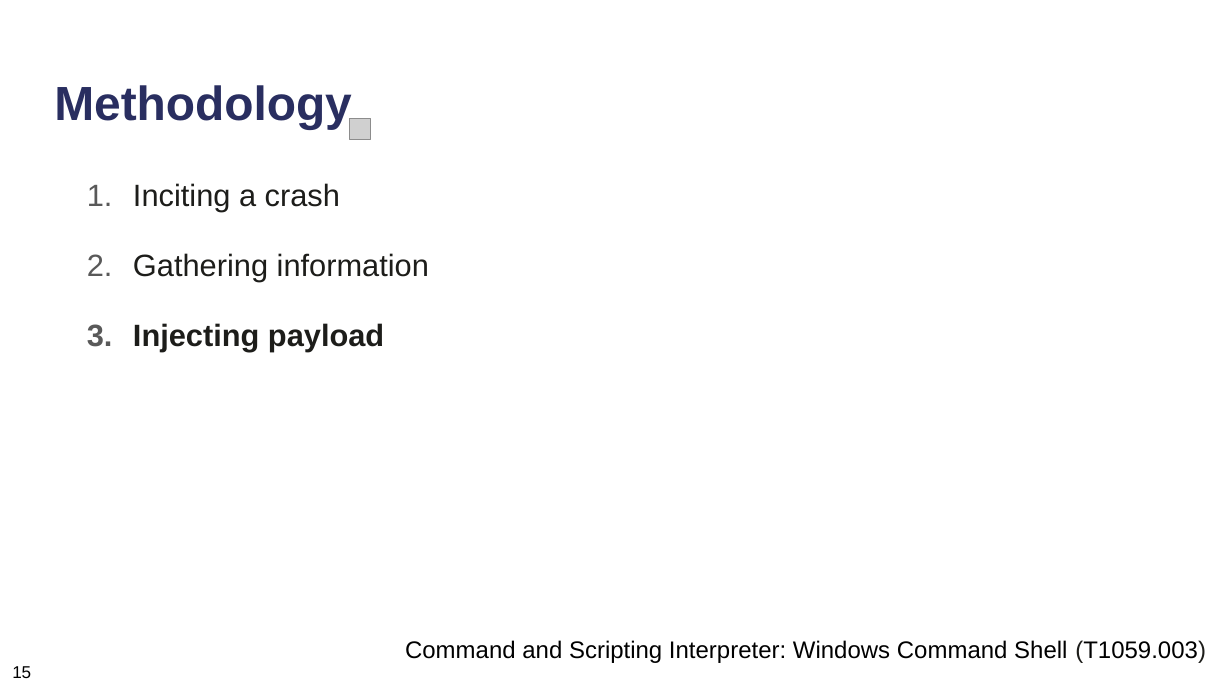
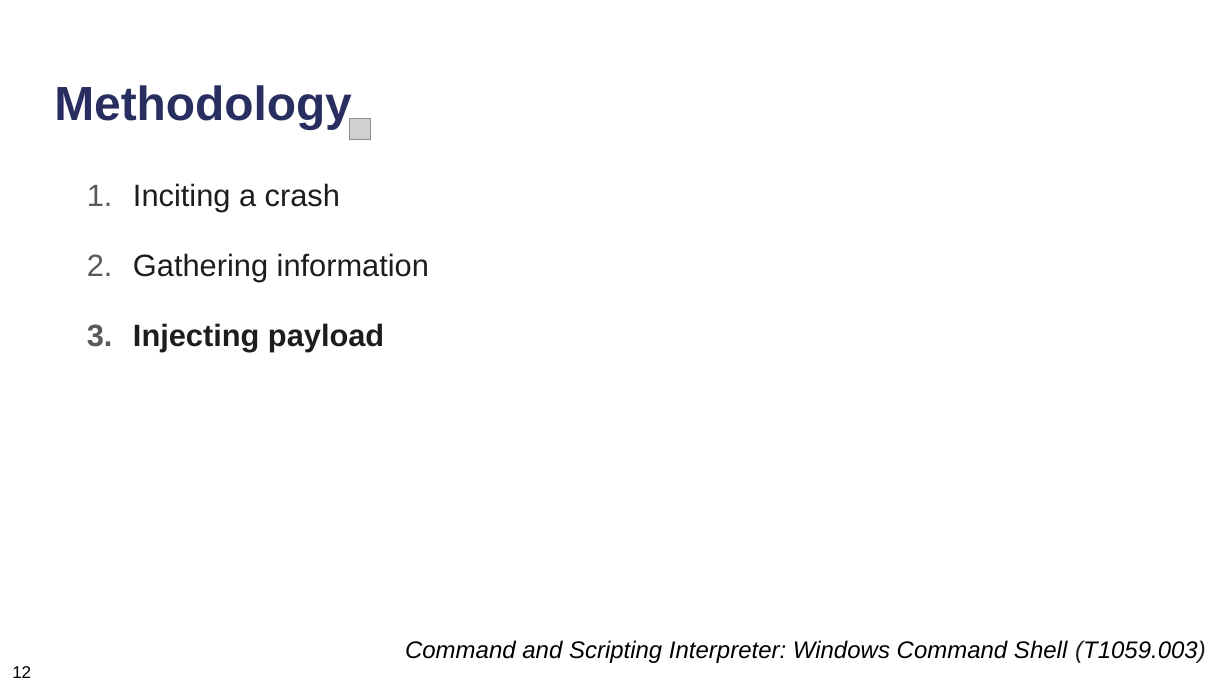
Before and after one commit to neubert-simon/auv-final-report, a slide deck: slide 16 of Final Presentation/ICS_Praesentationsfolien.pptx (slide 17 before the commit). Drawn at 1232x693 pixels with LibreOffice and Linux fonts; fonts in the diff are those of the drawing; grey boxes stand for pictures. Boxes give left, top, right and bottom in pixels: in the first picture for what was removed or moved away, otherwise in the second. Text is boxed around its words. In the diff, an @@ line names an element or a change of style, - is before the commit and + after.

```diff
--- a/Final Presentation/ICS_Praesentationsfolien.pptx
+++ b/Final Presentation/ICS_Praesentationsfolien.pptx
@@ text "Command and Scripting Interpreter: Windows ..." at box(405, 640, 1206, 663): italic on @@
@@ text at box(12, 666, 31, 678): text changed @@
-15
+12
```
Also in this commit, not shown: 58 other slides changed, 1 slide removed, 5 other files.
